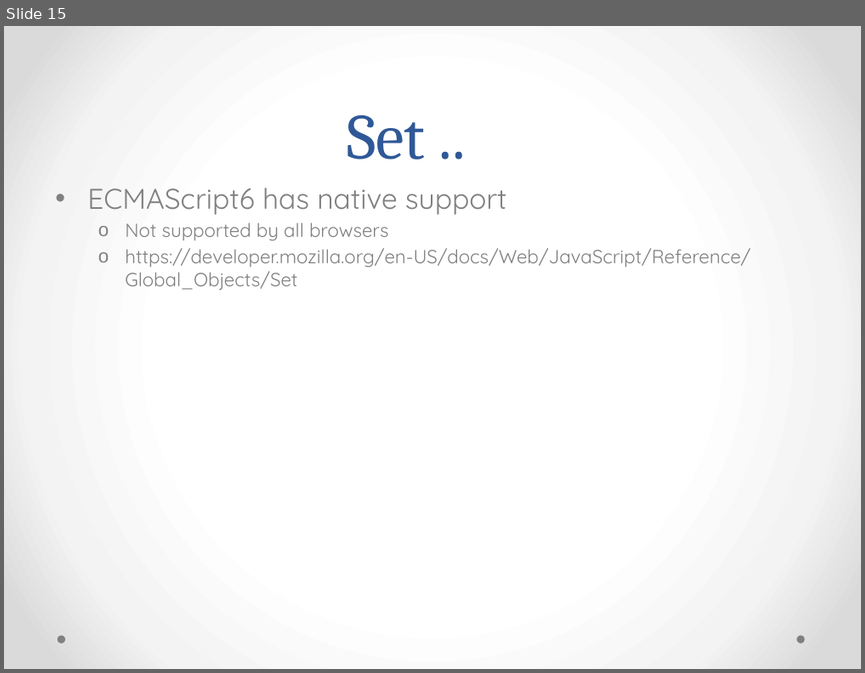
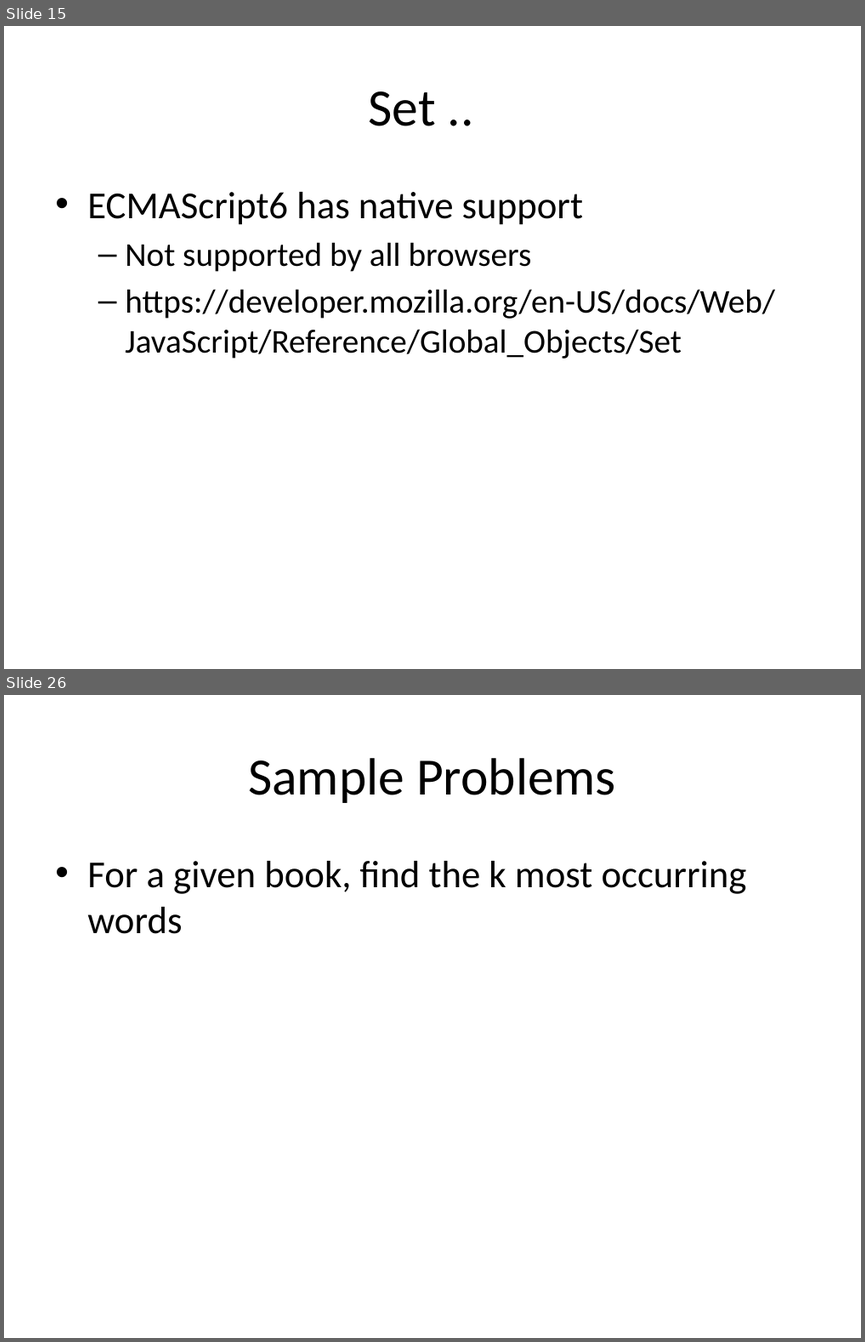
Before and after one commit to rajeshcs/jstalk, a slide deck: JavascriptDS.pptx. Shown one above the other, each under a label of ours: slide 15 before the commit, slides 15 and 26 after it; the slides between them are not shown. The pictures are 865x673 and 865x1342 pixels, drawn with LibreOffice and Linux fonts; fonts in the diff are those of the drawing. Boxes give left, top, right and bottom in pixels: in the first picture for what was removed or moved away, otherwise in the second. Text is boxed around its words. In the diff, an @@ line names an element or a change of style, - is before the commit and + after.

```diff
--- a/JavascriptDS.pptx
+++ b/JavascriptDS.pptx
@@ slide 26 added at (4,695,861,1338), background #FFFFFF @@
@@ title added at (248,758,616,803), 44 pt, text #000000 @@
+Sample Problems
@@ text added at (87,861,747,934), 32 pt, text #000000 @@
+• For a given book, find the k most occurring words
@@ slide 15 changed as well @@
@@ background gradient #FFFFFF to #F4F4F4 to #DADADA to #FFFFFF @@
@@ title "Set ..": place and size @@
-title "Set .." at (347,115,425,159)
+title "Set .." at (368,91,435,126)
@@ title "Set .." at (368,91,435,126): size 54 to 44 pt, font Cambria to Calibri, text colour #2F5897 to #000000; line spacing 58pt to 1; vertical alignment bottom to middle @@
@@ text "ECMAScript6 has native support" at (87,192,775,358): size 24 to 32 pt in "ECMAScript6 has native support"; font Quicksand to Calibri, text colour #808080 to #000000; size 16 to 28 pt in "Not supported by all browsers", "https://developer.mozilla.org/en-US/docs/Web/JavaScript/Refe ..."; more space between paragraphs; bullet o to – @@
@@ ellipse removed at (57,635,65,643) @@
@@ ellipse removed at (796,635,804,643) @@
```
Also in this commit, not shown: 20 other slides changed, 6 other slides added.
